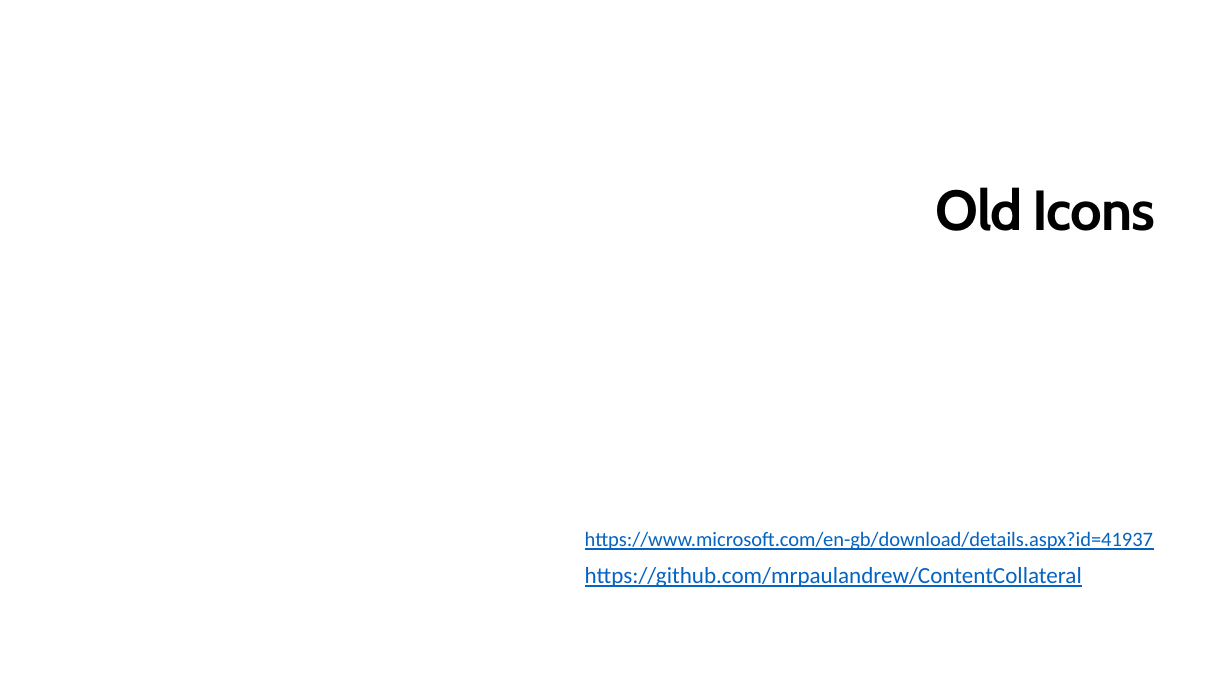
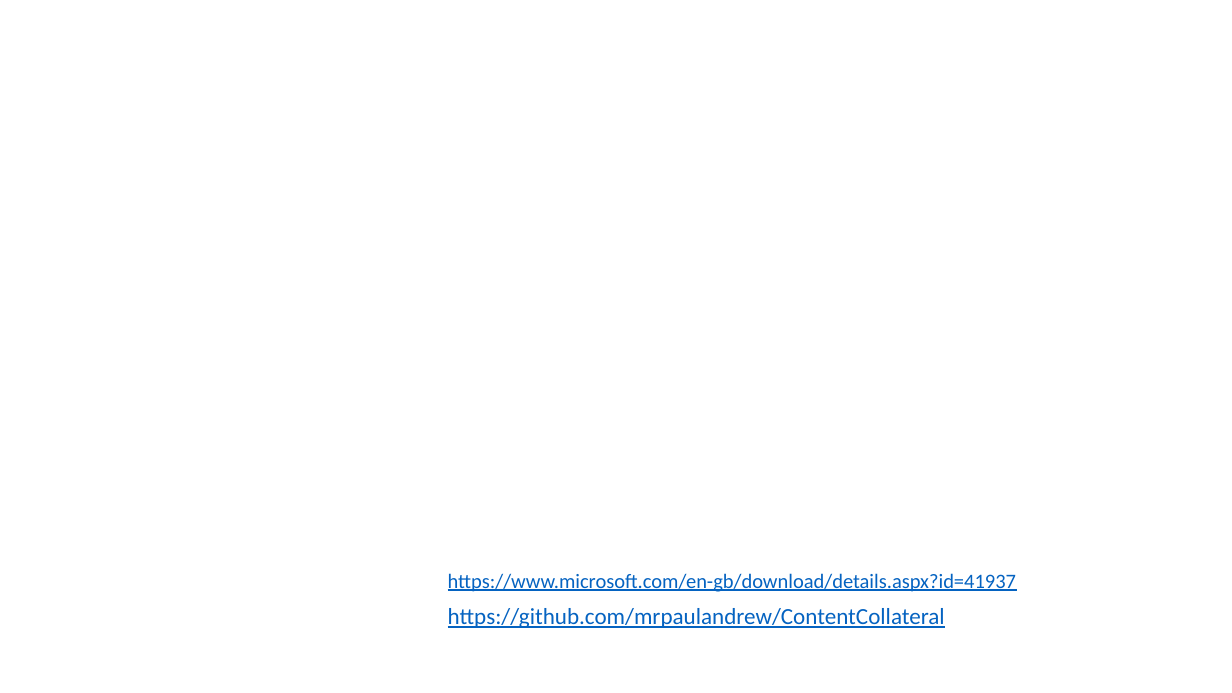
Before and after one commit to mrpaulandrew/CommunityEvents, a slide deck: slide 52 of The Azure Icon Game.pptx (slide 42 before the commit). Drawn at 1232x693 pixels with LibreOffice and Linux fonts; fonts in the diff are those of the drawing; background and template pictures are left out. Boxes give left, top, right and bottom in pixels: in the first picture for what was removed or moved away, otherwise in the second. Text is boxed around its words. In the diff, an @@ line names an element or a change of style, - is before the commit and + after.

```diff
--- a/The Azure Icon Game.pptx
+++ b/The Azure Icon Game.pptx
@@ text removed at (x1=936, y1=187, x2=1155, y2=231) @@
-Old Icons
@@ text "https://www.microsoft.com/en-gb/download/details.aspx?id=419 ..." moved from (x1=585, y1=531, x2=1153, y2=550) to (x1=448, y1=573, x2=1016, y2=592) @@
@@ text "https://github.com/mrpaulandrew/ContentCollateral" moved from (x1=585, y1=567, x2=1082, y2=587) to (x1=448, y1=608, x2=945, y2=628) @@
```
Also in this commit, not shown: 5 other slides changed, 11 slides added, 1 slide removed.
